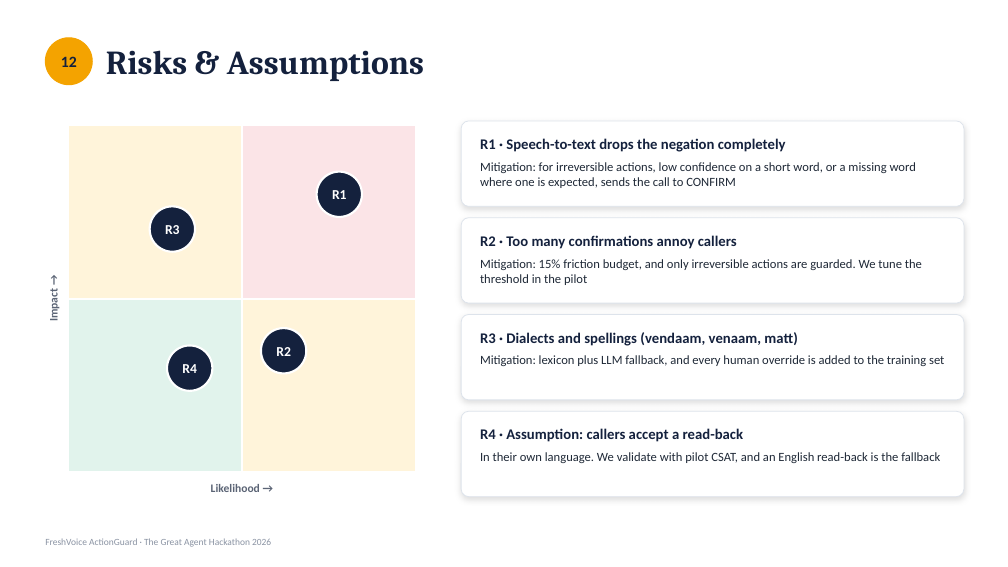
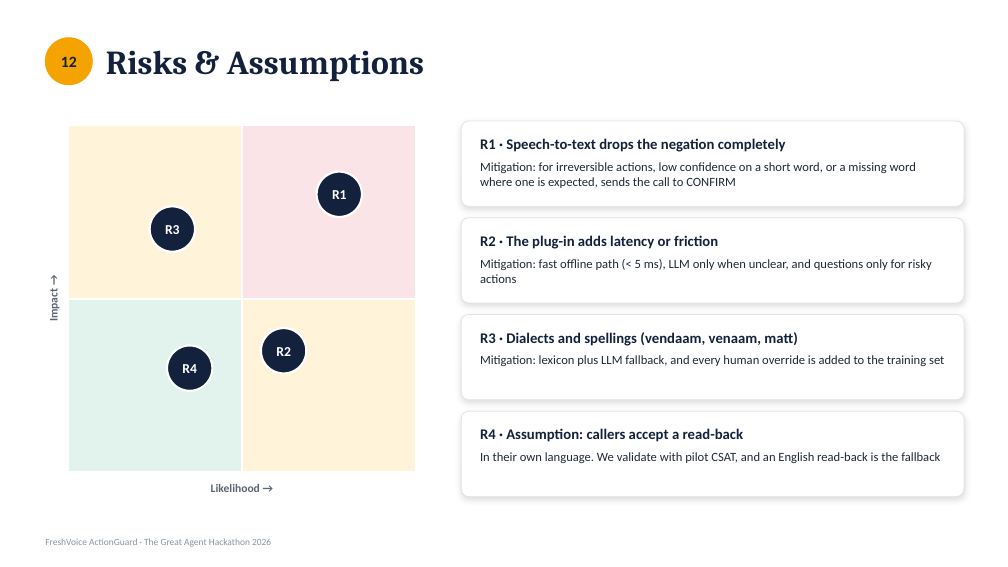
Before and after one commit to ramanathanmani/great-agent-hackathon-2026, a slide deck: slide 22 of docs/presentation/ActionGuard-Business-Case.pptx (slide 18 before the commit). Drawn at 1008x567 pixels with LibreOffice and Linux fonts; fonts in the diff are those of the drawing. Boxes give left, top, right and bottom in pixels: in the first picture for what was removed or moved away, otherwise in the second. Text is boxed around its words. In the diff, an @@ line names an element or a change of style, - is before the commit and + after.

```diff
--- a/docs/presentation/ActionGuard-Business-Case.pptx
+++ b/docs/presentation/ActionGuard-Business-Case.pptx
@@ text at bbox=[480, 235, 718, 249]: text changed @@
-R2 · Too many confirmations annoy callers
+R2 · The plug-in adds latency or friction
@@ text at bbox=[480, 259, 932, 283]: text changed @@
-Mitigation: 15% friction budget, and only irreversible actions are guarded. We tune the threshold in the pilot
+Mitigation: fast offline path (< 5 ms), LLM only when unclear, and questions only for risky actions
```
Also in this commit, not shown: 10 other slides changed, 6 slides added, 2 slides removed, 1 other file.
